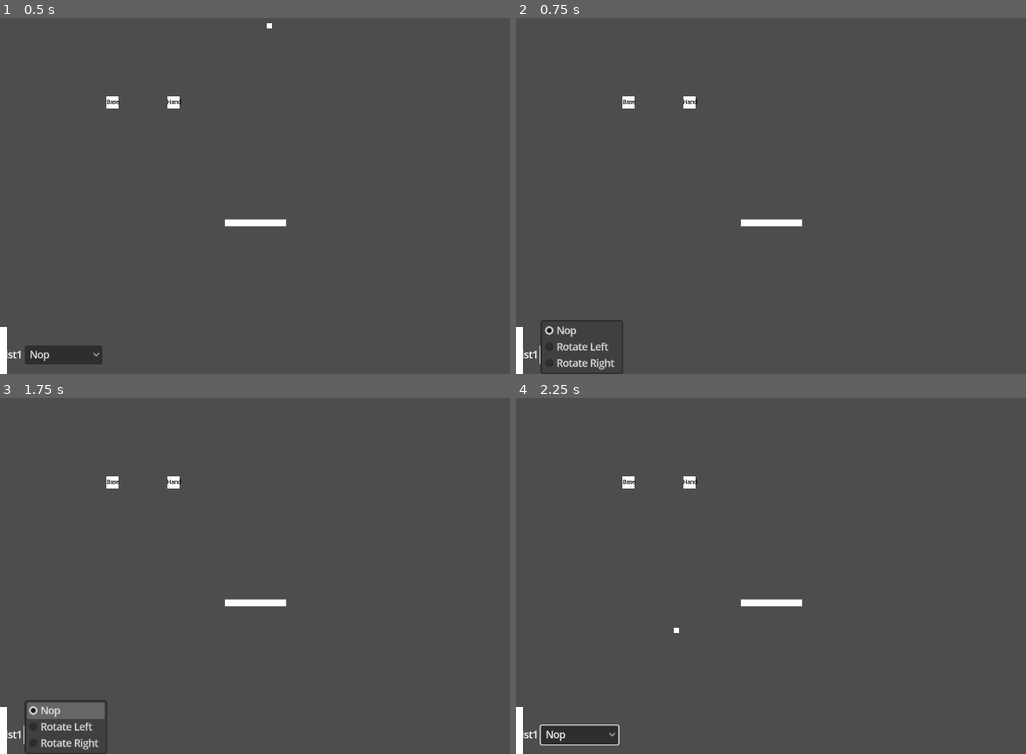
Above: before the commit, frames 1-4 (two rows, left to right).
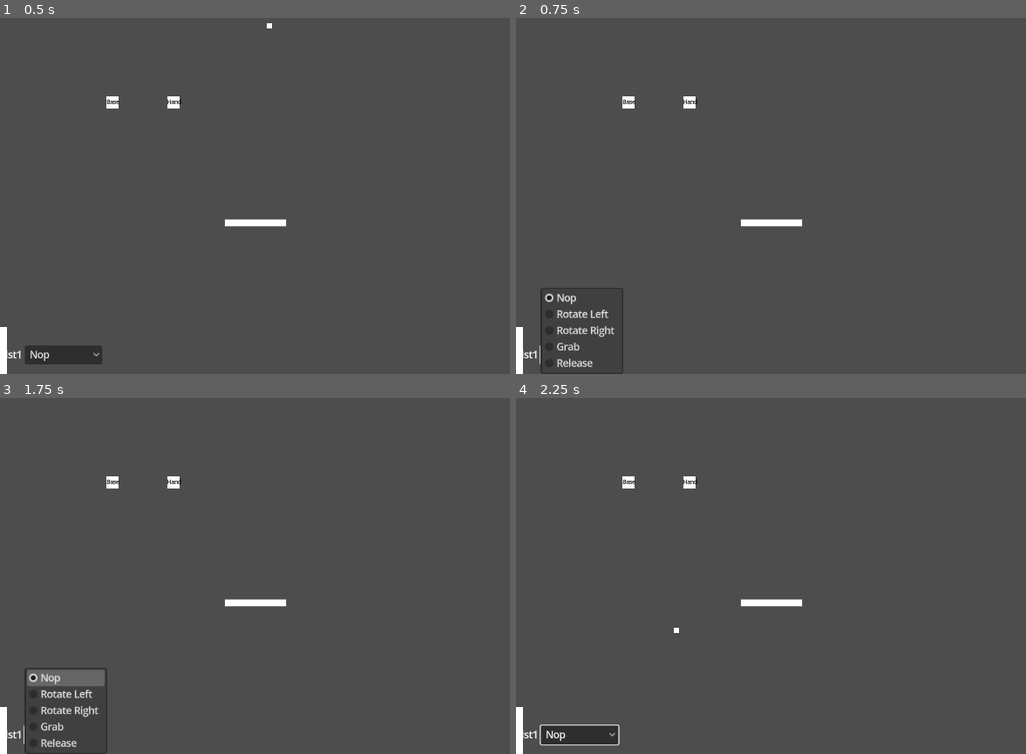
Above: after the commit, the same moments.

Repository: hpi-swa-lab/godot-pronto
Game: Godot game, scene res://prototypes/i4w1-opus-magnum/opus-magnum.tscn
Same seed, same stepped clock (60 frames per second), same inputs: the game is played once before the commit and once after it. The project has no main scene, so this scene is started directly.
Inputs (mouse positions are in pixels of both pictures, inside the frame that each line leads up to):
- Up to frame 1 (0.5 s): no input
- Up to frame 2 (0.75 s): click "Nop" at 0.5 s
- Up to frame 3 (1.75 s): tap Enter (ui_accept) at 1.25, 1.52 s; move the mouse to (499, 536) at 1.27 s; hold Right (ui_right) from 1.28 s (still down); tap J at 1.35 s; click (499, 536) at 1.42 s
- Up to frame 4 (2.25 s): release Right (ui_right) at 2 s; tap Enter (ui_accept) at 2 s; drag from (725, 576) to (577, 736) at 2.02 s

Frame 1 is identical in both runs. In frame 2, 0.8% of the frame differs, in the area x 4-22%, y 75-99%; in frame 3, 1.8%; in frame 4, nothing differs.

Commit message:
grabbing and releasing

Diff:
--- a/prototypes/i4w1-opus-magnum/opus-magnum.tscn
+++ b/prototypes/i4w1-opus-magnum/opus-magnum.tscn
@@ -9,45 +9,7 @@
 [ext_resource type="Script" path="res://addons/pronto/helpers/Connection.gd" id="6_j0vsh"]
 [ext_resource type="Script" path="res://addons/pronto/behaviors/Clock.gd" id="8_7crgp"]
 [ext_resource type="Script" path="res://addons/pronto/behaviors/Controls.gd" id="9_6ntri"]
-
-[sub_resource type="GDScript" id="GDScript_lw4yo"]
-script/source = "@tool
-extends U
-@warning_ignore(\"unused_parameter\")
-func run(other, direction, from):
-	print(\"Collided\")
-"
-
-[sub_resource type="Resource" id="Resource_2qodk"]
-script = ExtResource("5_drryg")
-nested_script = SubResource("GDScript_lw4yo")
-argument_names = ["other", "direction", "from"]
-return_value = false
-
-[sub_resource type="GDScript" id="GDScript_j22ie"]
-script/source = "@tool
-extends U
-@warning_ignore(\"unused_parameter\")
-func run(other, direction, from):
-	return true
-"
-
-[sub_resource type="Resource" id="Resource_m2vbv"]
-script = ExtResource("5_drryg")
-nested_script = SubResource("GDScript_j22ie")
-argument_names = ["other", "direction", "from"]
-return_value = true
-
-[sub_resource type="Resource" id="Resource_nnsls"]
-script = ExtResource("6_j0vsh")
-signal_name = "collided"
-to = NodePath("")
-invoke = ""
-arguments = []
-only_if = SubResource("Resource_m2vbv")
-expression = SubResource("Resource_2qodk")
-deferred = false
-enabled = true
+[ext_resource type="Script" path="res://addons/pronto/behaviors/Key.gd" id="9_adfup"]
 
 [sub_resource type="RectangleShape2D" id="RectangleShape2D_adf4g"]
 size = Vector2(139, 20)
@@ -71,7 +33,8 @@
 extends U
 @warning_ignore(\"unused_parameter\")
 func run(other, direction, from, to):
-	return from.get_node(\"../..\").selected == 1
+	var button = from.get_node(\"../..\")
+	return button.get_item_text(button.selected) == \"Rotate Left\"
 "
 
 [sub_resource type="Resource" id="Resource_wkn33"]
@@ -110,7 +73,8 @@
 extends U
 @warning_ignore(\"unused_parameter\")
 func run(other, direction, from, to):
-	return from.get_node(\"../..\").selected == 2
+	var button = from.get_node(\"../..\")
+	return button.get_item_text(button.selected) == \"Rotate Right\"
 "
 
 [sub_resource type="Resource" id="Resource_ep08m"]
@@ -127,6 +91,110 @@
 arguments = []
 only_if = SubResource("Resource_ep08m")
 expression = SubResource("Resource_s3eim")
+deferred = false
+enabled = true
+
+[sub_resource type="GDScript" id="GDScript_1kh7u"]
+script/source = "@tool
+extends U
+@warning_ignore(\"unused_parameter\")
+func run(other, direction, from, to):
+	var molecules = to.get_overlapping_areas().filter(
+		func(n): return n.is_in_group(\"molecules\")
+	)
+
+	if molecules.is_empty():
+		return
+
+	var target = molecules[0]
+	var transform = target.global_transform
+	target.get_parent().remove_child(target)
+	to.get_node(\"Hand\").add_child(target)
+	target.global_transform = transform
+"
+
+[sub_resource type="Resource" id="Resource_sjaap"]
+script = ExtResource("5_drryg")
+nested_script = SubResource("GDScript_1kh7u")
+argument_names = ["other", "direction", "from", "to"]
+return_value = false
+
+[sub_resource type="GDScript" id="GDScript_wmw77"]
+script/source = "@tool
+extends U
+@warning_ignore(\"unused_parameter\")
+func run(other, direction, from, to):
+	var button = from.get_node(\"../..\")
+	return button.get_item_text(button.selected) == \"Grab\"
+"
+
+[sub_resource type="Resource" id="Resource_ir8jk"]
+script = ExtResource("5_drryg")
+nested_script = SubResource("GDScript_wmw77")
+argument_names = ["other", "direction", "from", "to"]
+return_value = true
+
+[sub_resource type="Resource" id="Resource_615c5"]
+script = ExtResource("6_j0vsh")
+signal_name = "collided"
+to = NodePath("../../../../Arm")
+invoke = ""
+arguments = []
+only_if = SubResource("Resource_ir8jk")
+expression = SubResource("Resource_sjaap")
+deferred = false
+enabled = true
+
+[sub_resource type="GDScript" id="GDScript_5kxnr"]
+script/source = "@tool
+extends U
+@warning_ignore(\"unused_parameter\")
+func run(other, direction, from, to):
+	var molecules = to.get_node(\"Hand\").get_children()
+
+	if molecules.is_empty():
+		return
+
+	var scene_root = Utils.parent_that(to, func(n): return n.get_parent() == to.get_tree().root)
+	var desk = scene_root.get_node(\"%Desk\")
+	var target = molecules[0]
+
+	var transform = target.global_transform
+	target.get_parent().remove_child(target)
+	desk.add_child(target)
+	target.global_transform = transform
+
+"
+
+[sub_resource type="Resource" id="Resource_5exp8"]
+script = ExtResource("5_drryg")
+nested_script = SubResource("GDScript_5kxnr")
+argument_names = ["other", "direction", "from", "to"]
+return_value = false
+
+[sub_resource type="GDScript" id="GDScript_5kvj3"]
+script/source = "@tool
+extends U
+@warning_ignore(\"unused_parameter\")
+func run(other, direction, from, to):
+	var button = from.get_node(\"../..\")
+	return button.get_item_text(button.selected) == \"Release\"
+"
+
+[sub_resource type="Resource" id="Resource_0k3b1"]
+script = ExtResource("5_drryg")
+nested_script = SubResource("GDScript_5kvj3")
+argument_names = ["other", "direction", "from", "to"]
+return_value = true
+
+[sub_resource type="Resource" id="Resource_wnkei"]
+script = ExtResource("6_j0vsh")
+signal_name = "collided"
+to = NodePath("../../../../Arm")
+invoke = ""
+arguments = []
+only_if = SubResource("Resource_0k3b1")
+expression = SubResource("Resource_5exp8")
 deferred = false
 enabled = true
 
@@ -360,6 +428,30 @@
 deferred = false
 enabled = true
 
+[sub_resource type="GDScript" id="GDScript_lh4a1"]
+script/source = "@tool
+extends U
+@warning_ignore(\"unused_parameter\")
+func run(from, to):
+	return true
+"
+
+[sub_resource type="Resource" id="Resource_rq0hp"]
+script = ExtResource("5_drryg")
+nested_script = SubResource("GDScript_lh4a1")
+argument_names = ["from", "to"]
+return_value = true
+
+[sub_resource type="Resource" id="Resource_6akkc"]
+script = ExtResource("6_j0vsh")
+signal_name = "just_down"
+to = NodePath("..")
+invoke = "spawn"
+arguments = []
+only_if = SubResource("Resource_rq0hp")
+deferred = false
+enabled = true
+
 [sub_resource type="GDScript" id="GDScript_ttvov"]
 script/source = "@tool
 extends U
@@ -421,7 +513,7 @@
 [node name="Collision" type="Node2D" parent="Spawner/Robot/Arm"]
 position = Vector2(29, 52)
 script = ExtResource("3_8q8n7")
-metadata/pronto_connections = [SubResource("Resource_nnsls")]
+metadata/pronto_connections = []
 
 [node name="Base" type="Node2D" parent="Spawner/Robot/Arm"]
 script = ExtResource("1_cm6jg")
@@ -448,7 +540,7 @@
 [node name="Instruction" type="OptionButton" parent="Spawner/Robot/Program"]
 layout_mode = 2
 mouse_filter = 1
-item_count = 3
+item_count = 5
 selected = 0
 popup/item_0/text = "Nop"
 popup/item_0/id = 0
@@ -456,6 +548,10 @@
 popup/item_1/id = 1
 popup/item_2/text = "Rotate Right"
 popup/item_2/id = 2
+popup/item_3/text = "Grab"
+popup/item_3/id = 3
+popup/item_4/text = "Release"
+popup/item_4/id = 4
 
 [node name="Trigger" type="Area2D" parent="Spawner/Robot/Program/Instruction"]
 position = Vector2(0, 28.0285)
@@ -469,7 +565,7 @@
 [node name="Collision" type="Node2D" parent="Spawner/Robot/Program/Instruction/Trigger"]
 position = Vector2(1.00001, -91.0285)
 script = ExtResource("3_8q8n7")
-metadata/pronto_connections = [SubResource("Resource_0bc8q"), SubResource("Resource_iy2le")]
+metadata/pronto_connections = [SubResource("Resource_0bc8q"), SubResource("Resource_iy2le"), SubResource("Resource_615c5"), SubResource("Resource_wnkei")]
 
 [node name="Clock" type="Node2D" parent="Spawner/Robot/Program"]
 position = Vector2(-30, -68)
@@ -499,13 +595,28 @@
 trigger_interval_in_seconds = 1.0
 metadata/pronto_connections = [SubResource("Resource_rvfwo")]
 
-[node name="PositionMarker" type="Marker2D" parent="."]
+[node name="PositionMarker" type="Marker2D" parent="Clock"]
 unique_name_in_owner = true
-position = Vector2(0, 601)
-
-[node name="ElementSpawner" type="Node2D" parent="."]
-position = Vector2(264.392, -264.392)
+position = Vector2(-273, 533)
+
+[node name="AtomSpawner" type="Node2D" parent="." node_paths=PackedStringArray("container")]
+position = Vector2(488, 215)
 script = ExtResource("1_ggulk")
+container = NodePath("../Desk")
+
+[node name="Molecule" type="Area2D" parent="AtomSpawner" groups=["molecules"]]
+
+[node name="Atom" type="Node2D" parent="AtomSpawner/Molecule"]
+script = ExtResource("1_cm6jg")
+label = "Atom"
+color = Color(0.376471, 1, 1, 1)
+placeholder_size = Vector2(13, 13)
+
+[node name="Key" type="Node2D" parent="AtomSpawner"]
+position = Vector2(21, 89)
+script = ExtResource("9_adfup")
+key = "A"
+metadata/pronto_connections = [SubResource("Resource_6akkc")]
 
 [node name="ProgramCounter" type="Area2D" parent="."]
 position = Vector2(-4, 573)
@@ -522,3 +633,6 @@
 position = Vector2(165, 28)
 script = ExtResource("4_fj5vs")
 metadata/pronto_connections = [SubResource("Resource_rn47k")]
+
+[node name="Desk" type="Node2D" parent="."]
+unique_name_in_owner = true
Not shown: 1 places in prototypes/i4w1-opus-magnum/opus-magnum.tscn that only renumber resources
